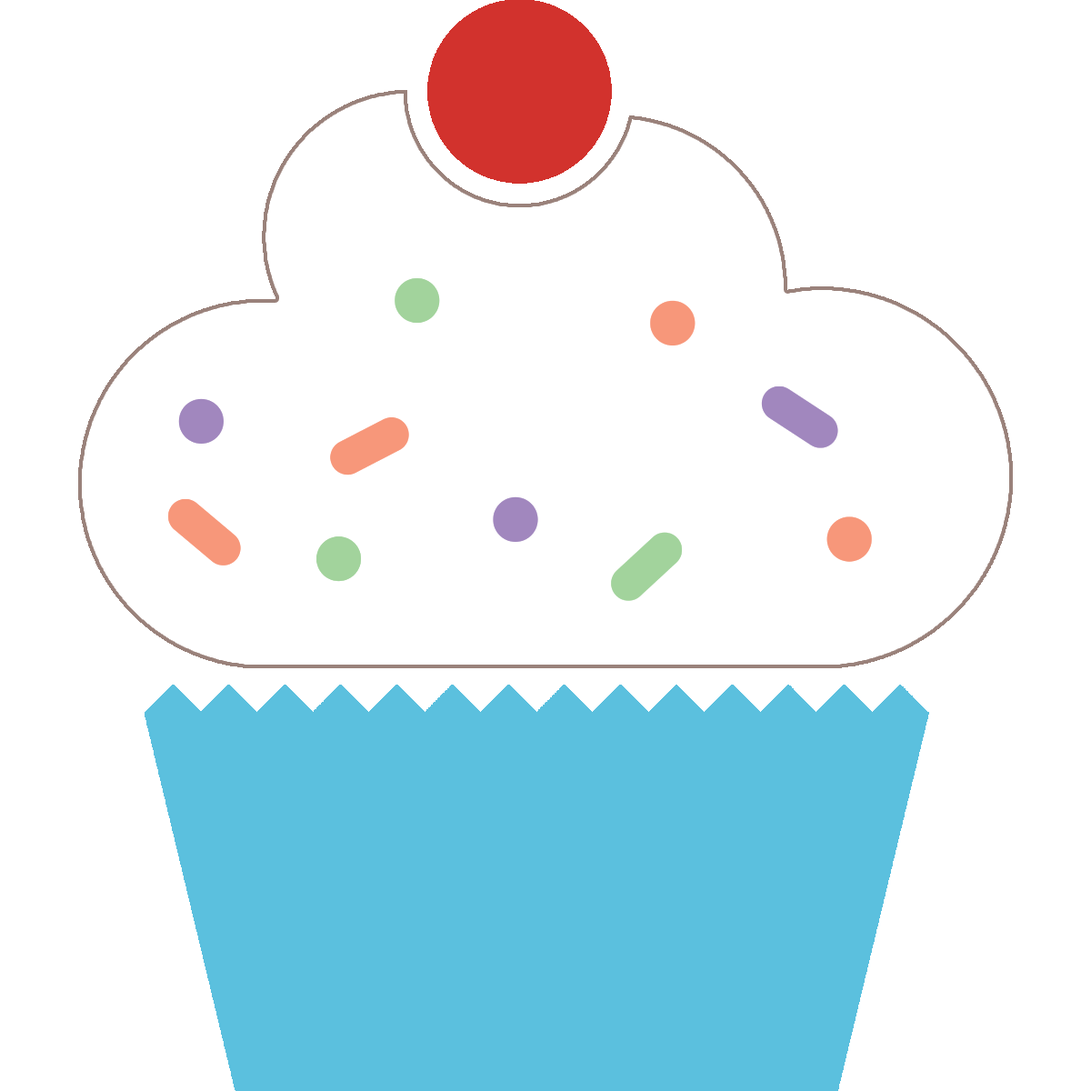
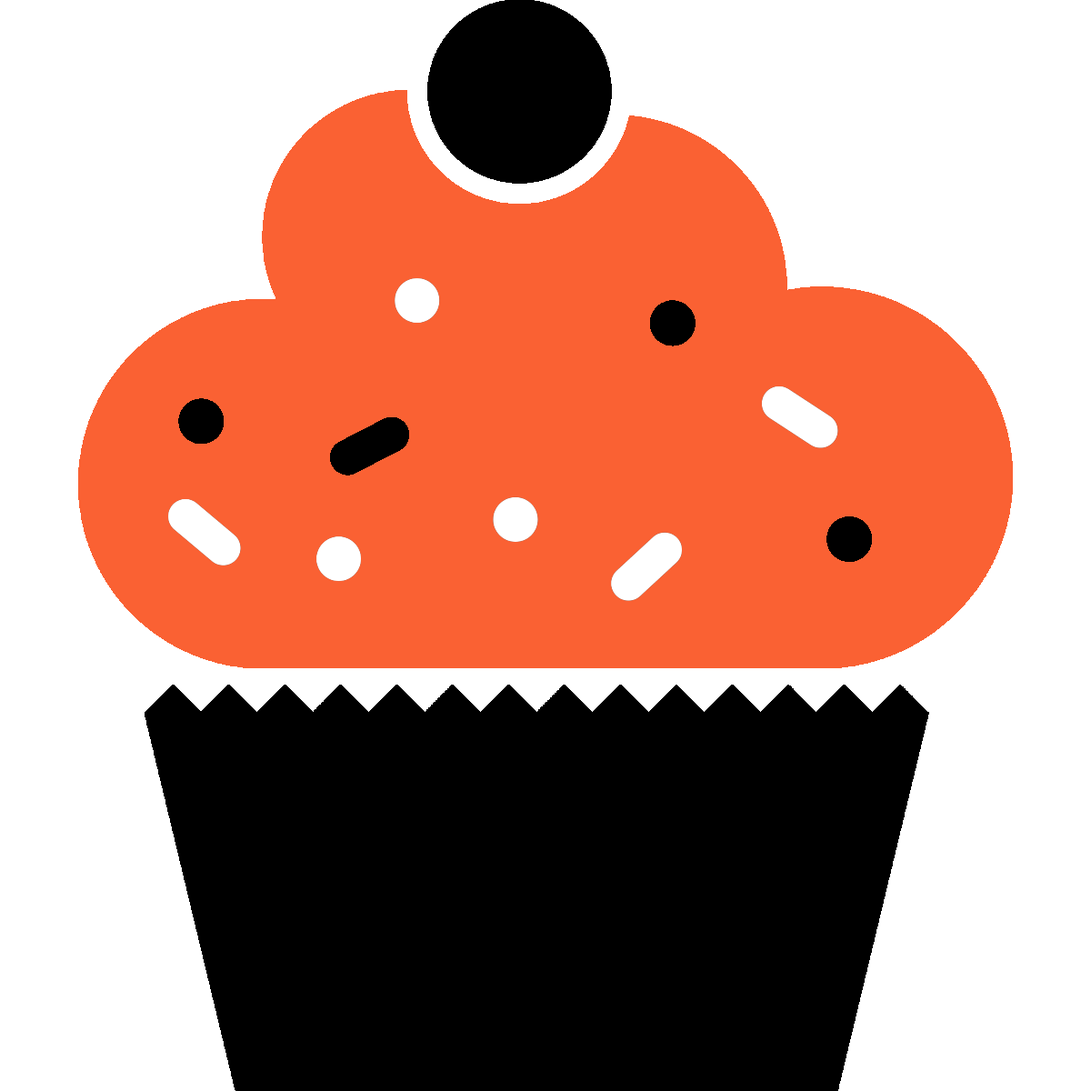
Layered file, before and after one edit (1091px x 1091px). Changes by layer:
added layer "Layer 1" above "Sprinkles" over (178, 300, 873, 563)
hid "Sprinkles" over (168, 278, 873, 602)
painted on "Frosting" over (168, 278, 873, 602)
